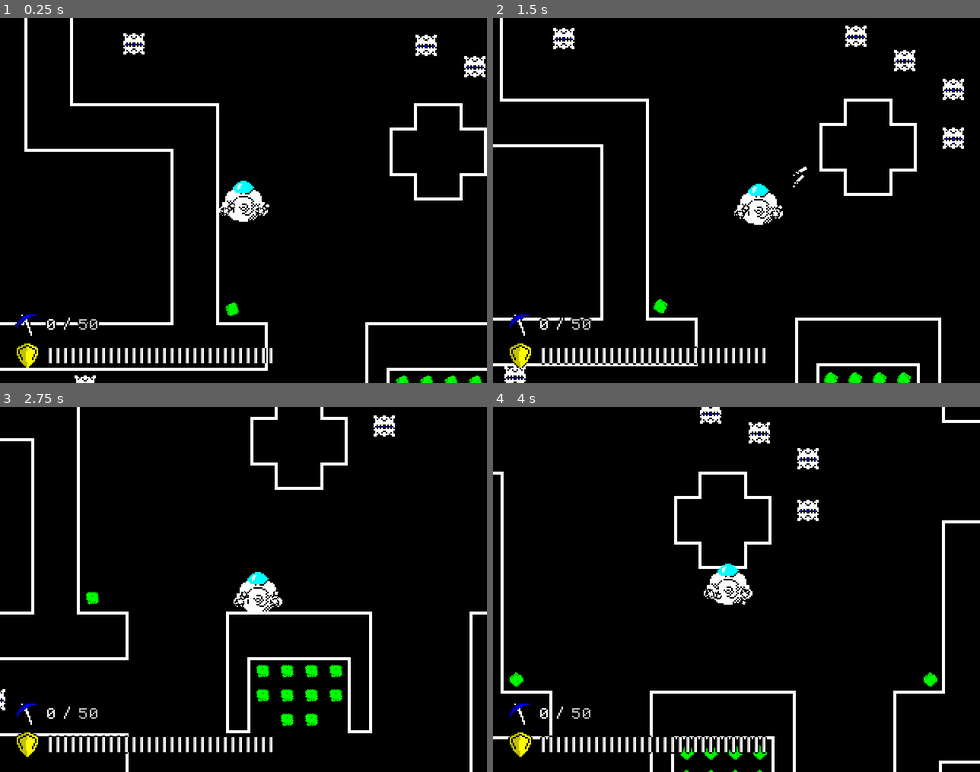
Above: before the commit, frames 1-4 (two rows, left to right).
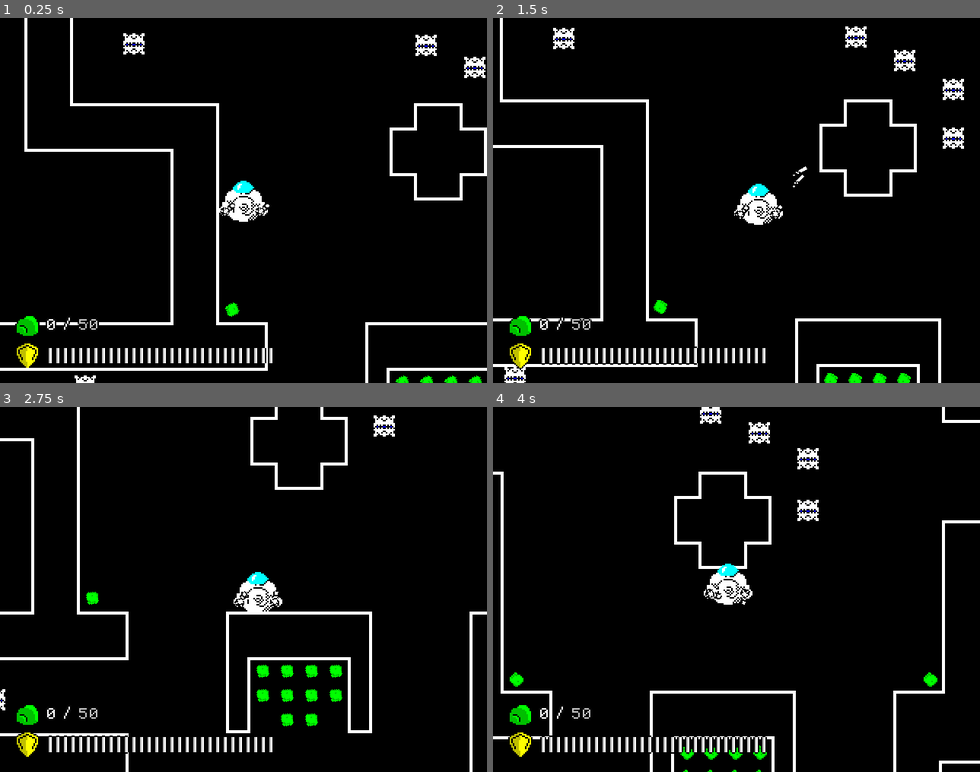
Above: after the commit, the same moments.

Repository: Paar86/Subminer
Game: Godot game, scene res://src/GameManager/GameManager.tscn
Same seed, same stepped clock (60 frames per second), same inputs: the game is played once before the commit and once after it. Before the commit the project starts from res://src/Levels/Main.tscn.
Inputs (mouse positions are in pixels of both pictures, inside the frame that each line leads up to):
- Up to frame 1 (0.25 s): no input
- Up to frame 2 (1.5 s): move the mouse to (843, 182) at 0.52 s; hold D (right) 0.53-1.28 s; hold Space (dash) 0.53-1.28 s; move the mouse to (639, 218) at 1.27 s; hold S (down) from 1.28 s (still down); click (639, 218) at 1.35 s
- Up to frame 3 (2.75 s): move the mouse to (292, 509) at 2.02 s; release S (down) at 2.03 s; hold D (right) from 2.03 s (still down); hold Space (dash) from 2.03 s (still down)
- Up to frame 4 (4 s): move the mouse to (712, 662) at 2.77 s; release D (right) at 2.78 s; release Space (dash) at 2.78 s; hold W (up) 2.78-3.53 s; click (712, 662) at 2.85 s; move the mouse to (882, 644) at 3.52 s; hold A (left) from 3.53 s (still down); hold Space (dash) from 3.53 s (still down)

The runs differ from the first frame. In frame 1, 0.3% of the frame differs, in the area x 3-100%, y 10-100%; in frame 2, 1.2%, in the area x 0-93%, y 2-100%; in frame 3, 0.3%; in frame 4, 0.3%.

Commit message:
Added basic game/level manager
Plus changed pick-axe icon for a green rock one.

Diff:
--- a/project.godot
+++ b/project.godot
@@ -27,7 +27,7 @@
 [application]
 
 config/name="Subminer"
-run/main_scene="res://src/Levels/Main.tscn"
+run/main_scene="res://src/GameManager/GameManager.tscn"
 
 [autoload]
 
--- a/src/Autoload/PlayerStats.gd
+++ b/src/Autoload/PlayerStats.gd
@@ -8,6 +8,11 @@
 
 var hitpoints := STARTING_HITPOINTS setget _set_hitpoints
 var minerals := 0 setget _set_minerals
+
+
+func reset() -> void:
+	hitpoints = STARTING_HITPOINTS
+	minerals = 0
 
 
 func _ready() -> void:
--- /dev/null
+++ b/src/GameManager/GameManager.gd
@@ -0,0 +1,41 @@
+extends Node
+
+var _levels: Array = [
+	"res://src/Levels/TestLevel.tscn",
+]
+
+var HUD: PackedScene = preload("res://src/UI/HUD.tscn")
+var _current_level := 0
+
+onready var CurrentScene: Node = $CurrentScene
+onready var UI: CanvasLayer = $UI
+
+
+func _ready() -> void:
+	_clear_current_scene()
+	_load_level(1)
+	_init_ui()
+
+
+func _clear_current_scene() -> void:
+	for scene in CurrentScene.get_children():
+		CurrentScene.remove_child(scene)
+
+
+func _load_level(level_number: int) -> void:
+	level_number = clamp(level_number, 1, _levels.size())
+	var level = load(_levels[level_number - 1]).instance()
+	CurrentScene.call_deferred("add_child", level)
+	_current_level = level_number
+	PlayerStats.reset()
+
+
+func _load_next_level() -> void:
+	_load_level(_current_level + 1)
+
+
+func _init_ui() -> void:
+	if UI.get_children().size() > 0:
+		return
+
+	UI.call_deferred("add_child", HUD.instance())
--- /dev/null
+++ b/src/GameManager/GameManager.tscn
@@ -0,0 +1,10 @@
+[gd_scene load_steps=2 format=2]
+
+[ext_resource path="res://src/GameManager/GameManager.gd" type="Script" id=1]
+
+[node name="GameManager" type="Node"]
+script = ExtResource( 1 )
+
+[node name="CurrentScene" type="Node" parent="."]
+
+[node name="UI" type="CanvasLayer" parent="."]
--- a/src/Levels/Main.tscn
+++ b/src/Levels/TestLevel.tscn
@@ -1,10 +1,9 @@
-[gd_scene load_steps=53 format=2]
+[gd_scene load_steps=52 format=2]
 
 [ext_resource path="res://assets/tilemap_base.png" type="Texture" id=1]
-[ext_resource path="res://src/Common/ObjectPlacerTileMap.tscn" type="PackedScene" id=2]
-[ext_resource path="res://src/Pickups/MineralBodyFloor.tscn" type="PackedScene" id=3]
-[ext_resource path="res://src/UI/HUD.tscn" type="PackedScene" id=4]
-[ext_resource path="res://src/Pickups/MineralBodyCeiling.tscn" type="PackedScene" id=6]
+[ext_resource path="res://src/Pickups/MineralBodyFloor.tscn" type="PackedScene" id=2]
+[ext_resource path="res://src/Pickups/MineralBodyCeiling.tscn" type="PackedScene" id=3]
+[ext_resource path="res://src/Common/ObjectPlacerTileMap.tscn" type="PackedScene" id=4]
 
 [sub_resource type="ConvexPolygonShape2D" id=2]
 points = PoolVector2Array( 0, 0, 16, 0, 16, 16, 0, 16 )
@@ -446,7 +445,7 @@
 } ]
 0/z_index = 0
 
-[node name="Main" type="Node"]
+[node name="TestLevel" type="Node"]
 
 [node name="WallsTileMap" type="TileMap" parent="."]
 tile_set = SubResource( 1 )
@@ -457,18 +456,14 @@
 format = 1
 tile_data = PoolIntArray( -393189, 0, 8, -393188, 0, 10, -393187, 0, 10, -393186, 0, 10, -393185, 0, 10, -393184, 0, 10 …(9407 unchanged characters)…
 
-[node name="ObjectPlacerTileMap" parent="." instance=ExtResource( 2 )]
+[node name="ObjectPlacerTileMap" parent="." instance=ExtResource( 4 )]
 tile_data = PoolIntArray( -131077, 2, 0, -131076, 2, 0, -131075, 2, 0, -131074, 2, 0, -196575, 0, 0, -65541, 2, 0, -655 …(584 unchanged characters)…
 
-[node name="MineralBodyCeiling" parent="." instance=ExtResource( 6 )]
+[node name="MineralBodyCeiling" parent="." instance=ExtResource( 3 )]
 position = Vector2( -312, 208 )
 
-[node name="MineralBodyFloor" parent="." instance=ExtResource( 3 )]
+[node name="MineralBodyFloor" parent="." instance=ExtResource( 2 )]
 position = Vector2( -272, 352 )
 
-[node name="MineralBodyFloor2" parent="." instance=ExtResource( 3 )]
+[node name="MineralBodyFloor2" parent="." instance=ExtResource( 2 )]
 position = Vector2( 128, 576 )
-
-[node name="CanvasLayer" type="CanvasLayer" parent="."]
-
-[node name="HUD" parent="CanvasLayer" instance=ExtResource( 4 )]
--- /dev/null
+++ b/src/Tilesets/Tilesets/placeable_objects.tres
@@ -0,0 +1,64 @@
+[gd_resource type="TileSet" load_steps=5 format=2]
+
+[ext_resource path="res://assets/mine_sheet.png" type="Texture" id=1]
+[ext_resource path="res://assets/player_sprite.png" type="Texture" id=2]
+[ext_resource path="res://assets/mineral_fragment.png" type="Texture" id=3]
+[ext_resource path="res://assets/fish.png" type="Texture" id=4]
+
+[resource]
+0/name = "mine"
+0/texture = ExtResource( 1 )
+0/tex_offset = Vector2( 0, 0 )
+0/modulate = Color( 1, 1, 1, 1 )
+0/region = Rect2( 0, 0, 16, 16 )
+0/tile_mode = 0
+0/occluder_offset = Vector2( 0, 0 )
+0/navigation_offset = Vector2( 0, 0 )
+0/shape_offset = Vector2( 0, 0 )
+0/shape_transform = Transform2D( 1, 0, 0, 1, 0, 0 )
+0/shape_one_way = false
+0/shape_one_way_margin = 0.0
+0/shapes = [  ]
+0/z_index = 0
+1/name = "player_start"
+1/texture = ExtResource( 2 )
+1/tex_offset = Vector2( 0, 0 )
+1/modulate = Color( 1, 1, 1, 1 )
+1/region = Rect2( 0, 0, 32, 32 )
+1/tile_mode = 0
+1/occluder_offset = Vector2( 0, 0 )
+1/navigation_offset = Vector2( 0, 0 )
+1/shape_offset = Vector2( 0, 0 )
+1/shape_transform = Transform2D( 1, 0, 0, 1, 0, 0 )
+1/shape_one_way = false
+1/shape_one_way_margin = 0.0
+1/shapes = [  ]
+1/z_index = 0
+2/name = "mineral_fragment"
+2/texture = ExtResource( 3 )
+2/tex_offset = Vector2( 0, 0 )
+2/modulate = Color( 1, 1, 1, 1 )
+2/region = Rect2( 0, 0, 16, 16 )
+2/tile_mode = 0
+2/occluder_offset = Vector2( 0, 0 )
+2/navigation_offset = Vector2( 0, 0 )
+2/shape_offset = Vector2( 0, 0 )
+2/shape_transform = Transform2D( 1, 0, 0, 1, 0, 0 )
+2/shape_one_way = false
+2/shape_one_way_margin = 0.0
+2/shapes = [  ]
+2/z_index = 0
+3/name = "hammer_fish"
+3/texture = ExtResource( 4 )
+3/tex_offset = Vector2( 0, 0 )
+3/modulate = Color( 1, 1, 1, 1 )
+3/region = Rect2( 0, 0, 32, 32 )
+3/tile_mode = 0
+3/occluder_offset = Vector2( 0, 0 )
+3/navigation_offset = Vector2( 0, 0 )
+3/shape_offset = Vector2( 0, 0 )
+3/shape_transform = Transform2D( 1, 0, 0, 1, 0, 0 )
+3/shape_one_way = false
+3/shape_one_way_margin = 0.0
+3/shapes = [  ]
+3/z_index = 0
Binary file changed: assets/ui/pick_axe_symbol.png
